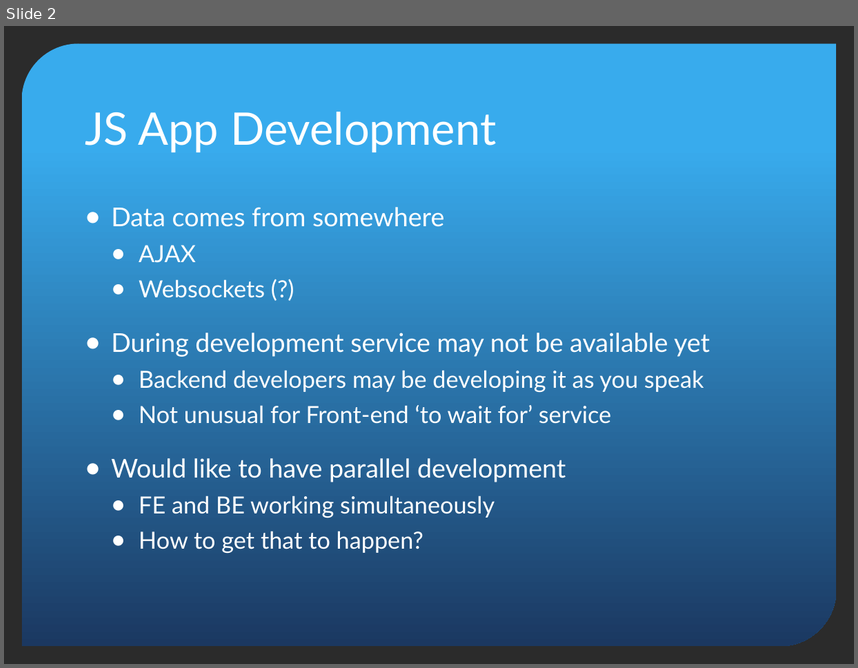
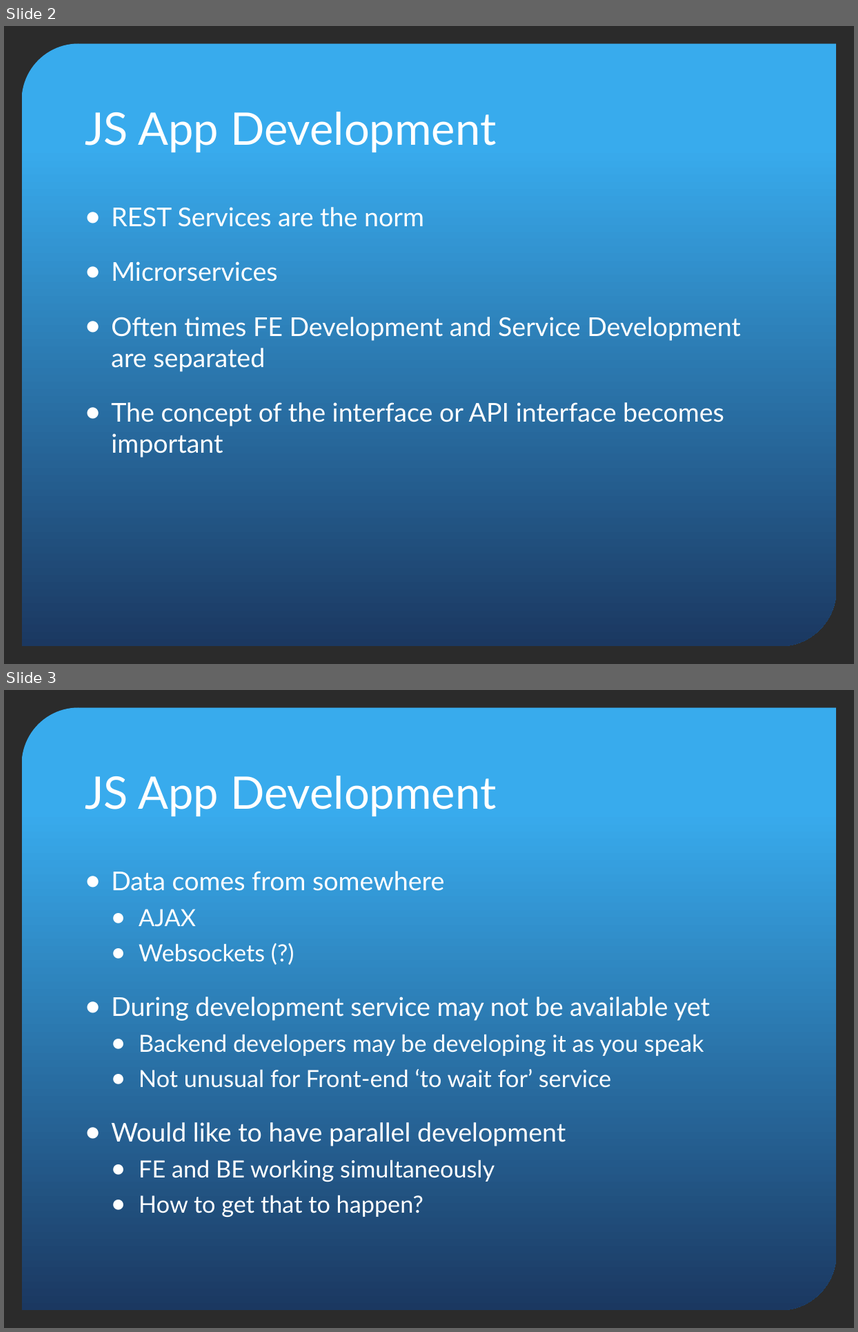
Before and after one commit to donhenton/mountebank-UI, a slide deck: docs/madjs/MADJS-Mountebank.pptx. Shown one above the other, each under a label of ours: slide 2 before the commit, slides 2 and 3 after it. The pictures are 858x668 and 858x1332 pixels, drawn with LibreOffice and Linux fonts; fonts in the diff are those of the drawing; background and template pictures are left out; a plain dark background stands for a picture behind light text. Boxes give left, top, right and bottom in pixels: in the first picture for what was removed or moved away, otherwise in the second. Text is boxed around its words. In the diff, an @@ line names an element or a change of style, - is before the commit and + after.

```diff
--- a/docs/madjs/MADJS-Mountebank.pptx
+++ b/docs/madjs/MADJS-Mountebank.pptx
@@ slide 2 added at <box>4,26,854,664</box>, background picture (left out); not listed: 1 template element that a slide beside it also shows @@
@@ title added at <box>85,112,496,152</box>, 38 pt, text #FFFFFF @@
+JS App Development
@@ text added at <box>111,207,741,457</box>, 22 pt, text #FFFFFF @@
+● REST Services are the norm
+● Microrservices
+● Often times FE Development and Service Development are separated
+● The concept of the interface or API interface becomes important
@@ what was slide 2 is now slide 3 @@
```
Also in this commit, not shown: 4 slides changed, 4 other slides added, 1 other file.
